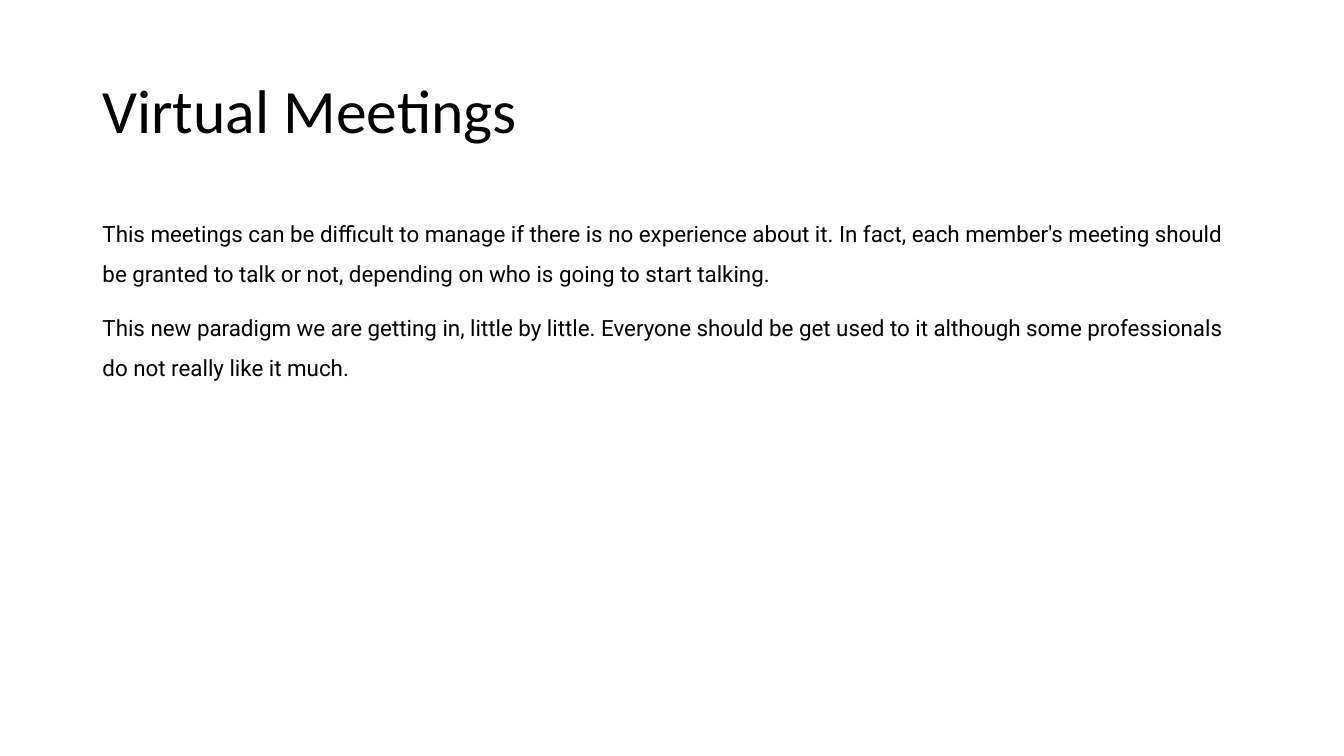
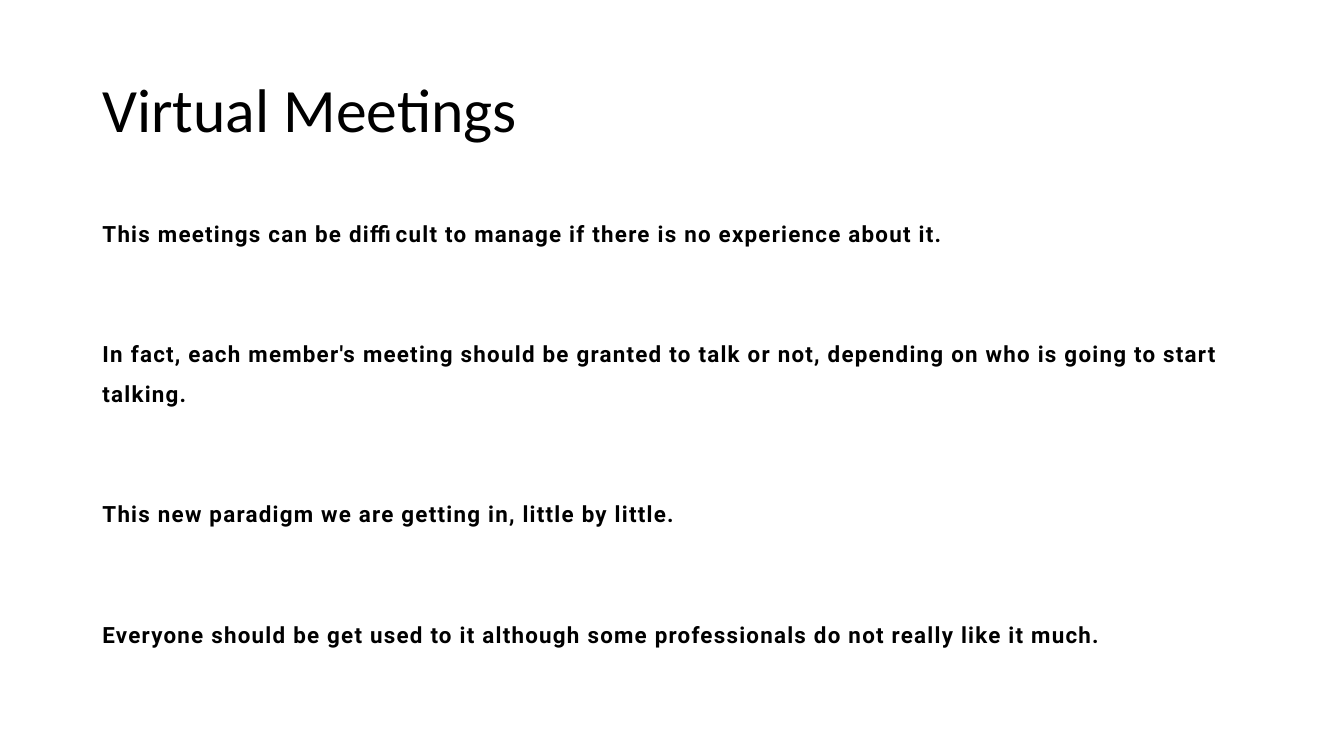
Before and after one commit to abelcondear/course, a slide deck: slide 46 of software-engineer-intro/english/software-engineer.pptx. Drawn at 1344x756 pixels with LibreOffice and Linux fonts; fonts in the diff are those of the drawing. Boxes give left, top, right and bottom in pixels: in the first picture for what was removed or moved away, otherwise in the second. Text is boxed around its words. In the diff, an @@ line names an element or a change of style, - is before the commit and + after.

```diff
--- a/software-engineer-intro/english/software-engineer.pptx
+++ b/software-engineer-intro/english/software-engineer.pptx
@@ text at <box>102,225,1215,648</box>: text changed; bold on @@
-This meetings can be difficult to manage if there is no experience about it. In fact, each member's meeting should be granted to talk or not, depending on who is going to start talking.
-This new paradigm we are getting in, little by little. Everyone should be get used to it although some professionals do not really like it much.
+This meetings can be difficult to manage if there is no experience about it.
+In fact, each member's meeting should be granted to talk or not, depending on who is going to start talking.
+This new paradigm we are getting in, little by little.
+Everyone should be get used to it although some professionals do not really like it much.
```
Also in this commit, not shown: 39 other slides changed, 3 other files.
